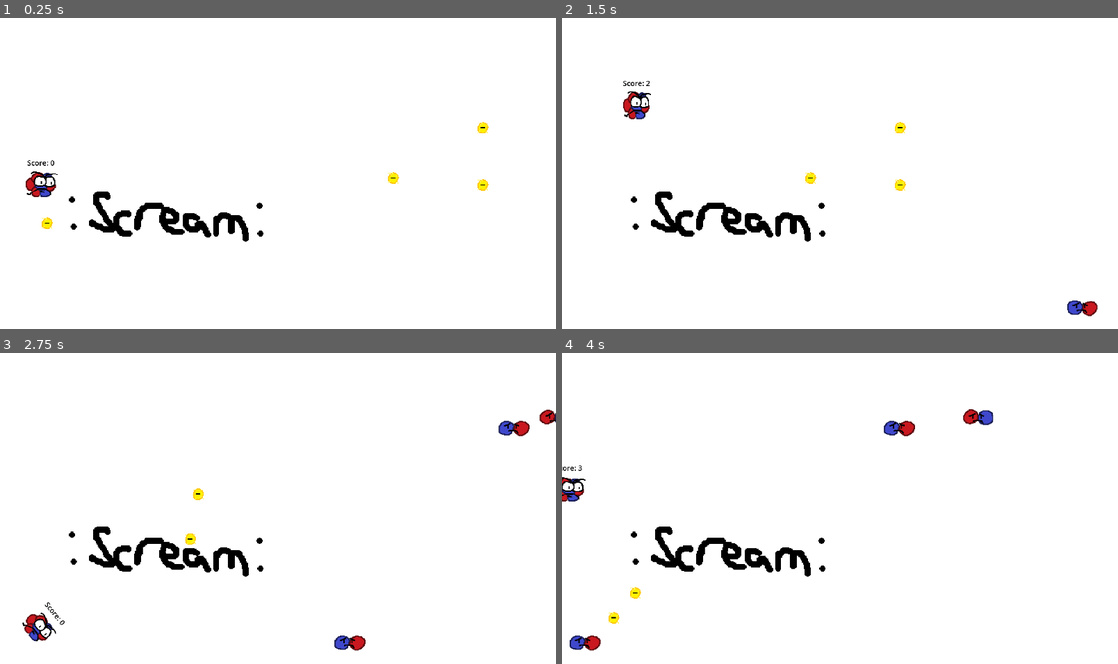
Above: before the commit, frames 1-4 (two rows, left to right).
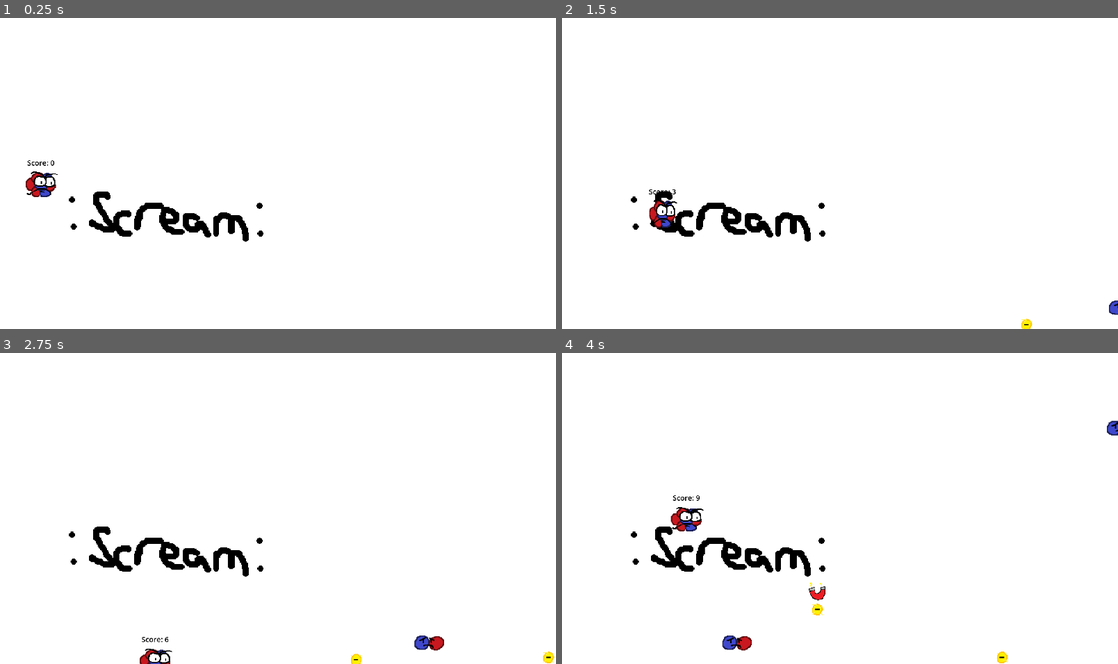
Above: after the commit, the same moments.

Repository: Quill-x/Atom
Game: Godot game, scene res://scenes/Level.tscn
The game is run twice, just before and just after one commit, with the same random seed, the same clock (stepped at 60 frames per second) and the same inputs.
Inputs:
- Up to frame 1 (0.25 s): no input
- Up to frame 2 (1.5 s): hold D (Right) 0.53-1.28 s; hold Shift (Slow) 0.53-1.28 s; hold S (Down) from 1.28 s (still down); tap Shift (Slow) at 1.35 s
- Up to frame 3 (2.75 s): release S (Down) at 2.03 s; hold D (Right) from 2.03 s (still down); hold Shift (Slow) from 2.03 s (still down)
- Up to frame 4 (4 s): release D (Right) at 2.78 s; release Shift (Slow) at 2.78 s; hold Up (Up) 2.78-3.53 s; tap Shift (Slow) at 2.85 s; hold A (Left) from 3.53 s (still down); hold Shift (Slow) from 3.53 s (still down)

The runs differ from the first frame. In frame 1, 0.3% of the frame differs, in the area x 7-88%, y 33-68%; in frame 2, 1.2%; in frame 3, 1.6%; in frame 4, 1.9%, in the area x 0-100%, y 18-100%.

Commit message:
Tweaked Electron

Diff:
--- a/scenes/Level.tscn
+++ b/scenes/Level.tscn
@@ -74,14 +74,5 @@
 volume_db = -8.0
 autoplay = true
 
-[node name="Electron" parent="." instance=ExtResource("6_6xv2i")]
-position = Vector2(725, 9)
-
-[node name="Electron2" parent="." instance=ExtResource("6_6xv2i")]
-position = Vector2(416, -15)
-
-[node name="Electron3" parent="." instance=ExtResource("6_6xv2i")]
-position = Vector2(725, -189)
-
-[node name="Electron4" parent="." instance=ExtResource("6_6xv2i")]
-position = Vector2(-857, 243)
+[node name="Electron" parent="." instance=ExtResource("6_2obxj")]
+position = Vector2(199, 37)
--- a/scenes/electron.gd
+++ b/scenes/electron.gd
@@ -1,7 +1,7 @@
 extends CharacterBody2D
 class_name Electron
 
-const SPEED = 400
+const SPEED = 300
 const HOMING_TIME = 300
 const ROTATIONAL_SPEED = 100
 
@@ -14,7 +14,10 @@
 var current_rotation = 0
 
 func _ready():
+	position.x = 1012
+	position.y = RandomNumberGenerator.new().randf_range(-550, 500)
 	velocity.x = -SPEED
+	$Magnet.scale.x = 0
 
 func _on_area_entered(area):
 	if area.get_parent() is Player:
@@ -25,6 +28,8 @@
 	if area.get_parent() is Player:
 		State = "Chase"
 		player = area.get_parent()
+		if timer != 0:
+			$Magnet/AnimationPlayer.play("appear")
 
 func _on_chase_area_exited(area):
 	if area.get_parent() is Player:
@@ -33,6 +38,7 @@
 
 
 func _physics_process(delta):
+	Engine.set_physics_ticks_per_second(DisplayServer.screen_get_refresh_rate())
 	if State == "Normal":
 		pass
 	elif State == "Chase" and timer > 0:
--- a/scenes/electron.tscn
+++ b/scenes/electron.tscn
@@ -1,7 +1,8 @@
-[gd_scene load_steps=9 format=3 uid="uid://dj2xu48ecl6n1"]
+[gd_scene load_steps=16 format=3 uid="uid://dj2xu48ecl6n1"]
 
 [ext_resource type="Script" path="res://scenes/electron.gd" id="1_yiqh2"]
 [ext_resource type="Texture2D" uid="uid://cugxo4jywecct" path="res://images/electron.png" id="2_dvlqk"]
+[ext_resource type="Texture2D" uid="uid://bxedst0oq3n64" path="res://images/magnet.png" id="3_e61xx"]
 
 [sub_resource type="AtlasTexture" id="AtlasTexture_t33t3"]
 atlas = ExtResource("2_dvlqk")
@@ -34,6 +35,65 @@
 [sub_resource type="CircleShape2D" id="CircleShape2D_m0jkl"]
 radius = 564.001
 
+[sub_resource type="AtlasTexture" id="AtlasTexture_e50uu"]
+atlas = ExtResource("3_e61xx")
+region = Rect2(0, 0, 40, 41)
+
+[sub_resource type="AtlasTexture" id="AtlasTexture_5a05s"]
+atlas = ExtResource("3_e61xx")
+region = Rect2(40, 0, 40, 41)
+
+[sub_resource type="SpriteFrames" id="SpriteFrames_8yenv"]
+animations = [{
+"frames": [{
+"duration": 1.0,
+"texture": SubResource("AtlasTexture_e50uu")
+}, {
+"duration": 1.0,
+"texture": SubResource("AtlasTexture_5a05s")
+}],
+"loop": true,
+"name": &"default",
+"speed": 10.0
+}]
+
+[sub_resource type="Animation" id="Animation_yuuyt"]
+resource_name = "appear"
+length = 3.0
+tracks/0/type = "value"
+tracks/0/imported = false
+tracks/0/enabled = true
+tracks/0/path = NodePath(".:scale")
+tracks/0/interp = 1
+tracks/0/loop_wrap = true
+tracks/0/keys = {
+"times": PackedFloat32Array(0, 0.266667, 1.4, 2),
+"transitions": PackedFloat32Array(-3.605, 2, -3.73213, -3.605),
+"update": 0,
+"values": [Vector2(0, 0), Vector2(2, 2), Vector2(1.5, 1.5), Vector2(0, 0)]
+}
+
+[sub_resource type="Animation" id="Animation_hs8r4"]
+length = 0.001
+tracks/0/type = "value"
+tracks/0/imported = false
+tracks/0/enabled = true
+tracks/0/path = NodePath(".:scale")
+tracks/0/interp = 1
+tracks/0/loop_wrap = true
+tracks/0/keys = {
+"times": PackedFloat32Array(0),
+"transitions": PackedFloat32Array(1),
+"update": 0,
+"values": [Vector2(2, 2)]
+}
+
+[sub_resource type="AnimationLibrary" id="AnimationLibrary_8v6ip"]
+_data = {
+"RESET": SubResource("Animation_hs8r4"),
+"appear": SubResource("Animation_yuuyt")
+}
+
 [node name="Electron" type="CharacterBody2D"]
 collision_layer = 0
 collision_mask = 0
@@ -59,6 +119,18 @@
 [node name="CollisionShape2D" type="CollisionShape2D" parent="Chase"]
 shape = SubResource("CircleShape2D_m0jkl")
 
+[node name="Magnet" type="AnimatedSprite2D" parent="."]
+position = Vector2(0, -60)
+scale = Vector2(2, 2)
+sprite_frames = SubResource("SpriteFrames_8yenv")
+autoplay = "default"
+frame_progress = 0.0576962
+
+[node name="AnimationPlayer" type="AnimationPlayer" parent="Magnet"]
+libraries = {
+"": SubResource("AnimationLibrary_8v6ip")
+}
+
 [connection signal="area_entered" from="Area2D" to="." method="_on_area_entered"]
 [connection signal="area_entered" from="Chase" to="." method="_on_chase_area_entered"]
 [connection signal="area_exited" from="Chase" to="." method="_on_chase_area_exited"]
--- a/scenes/level.gd
+++ b/scenes/level.gd
@@ -1,16 +1,21 @@
 extends Node2D
 
-var ENEMY_SPAWN_TIMER = .5
-
-
-var scene = preload("res://scenes/deuteron.tscn")
-var instance = scene.instantiate()
-
-var spawn_timer = ENEMY_SPAWN_TIMER
+var deuteronScene = preload("res://scenes/deuteron.tscn")
+var deuteronInstance = deuteronScene.instantiate()
+var electronScene = preload("res://scenes/electron.tscn")
+var electronInstance = electronScene.instantiate()
+var spawn_timer = 1
 
 func _process(delta):
+	var enemy = randi_range(0,2)
+	print(enemy)
 	spawn_timer -= delta
 	if spawn_timer <= 0:
-		add_child(instance)
-		instance = scene.instantiate()
-		spawn_timer = RandomNumberGenerator.new().randf_range(0.01, 1.5)
+		if enemy == 0 or enemy == 1:
+			add_child(deuteronInstance)
+			deuteronInstance = deuteronScene.instantiate()
+			spawn_timer = RandomNumberGenerator.new().randf_range(0.01, 1.5)
+		if enemy == 2:
+			add_child(electronInstance)
+			electronInstance = electronScene.instantiate()
+			spawn_timer = RandomNumberGenerator.new().randf_range(0.01, 1.5)
--- a/scenes/player.gd
+++ b/scenes/player.gd
@@ -5,7 +5,7 @@
 const ACCELERATION = 500
 const FRICTION = 150
 const HIT_VELOCITY = 6000
-const HIT_SLOWDOWN_RATE = 0.8 # Slowdown factor per frame when in "Hit" state (e.g., 0.95 is a 5% per frame slowdown)
+const HIT_SLOWDOWN_RATE = 0.8
 
 var score = 0
 var rotational_velocity = 0
@@ -35,7 +35,6 @@
 
 func _physics_process(delta: float) -> void:
 	if state == "Normal":
-		# Normal movement logic
 		if Input.is_action_pressed("Left"):
 			velocity.x -= ACCELERATION
 		if Input.is_action_pressed("Right"):
Binary file changed: images/electron.png
Binary file added: images/magnet.png
Not shown, added: images/magnet.png.import
Not shown: 1 places in scenes/Level.tscn that only renumber resources
